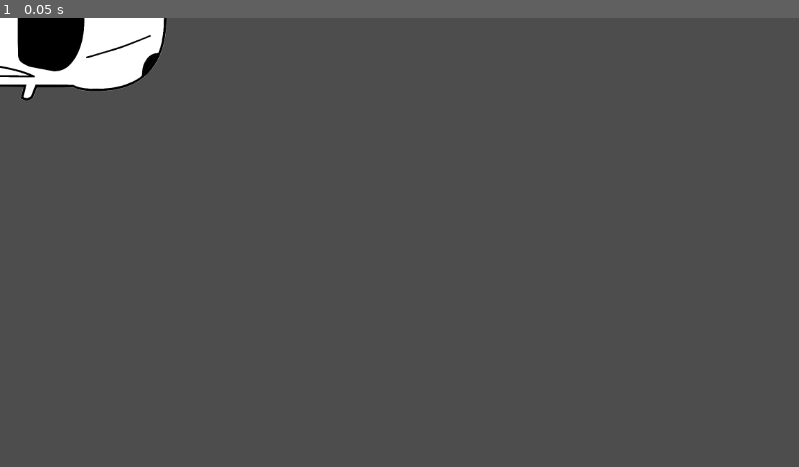
Above: before the commit, frame 1.
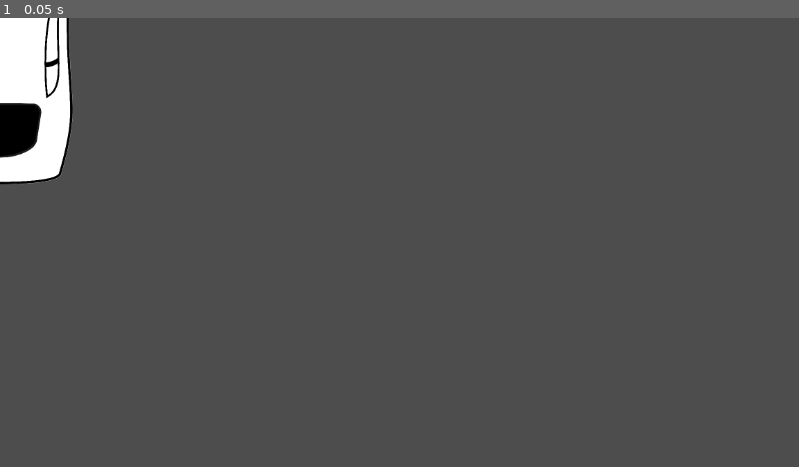
Above: after the commit, the same moment.

Repository: Lilies240/TrafficSimulation
Game: Godot game, scene res://Prefabs/car.tscn
Two runs of this game, one before a commit and one after it. Both use one fixed random seed, a clock stepped at 60 frames per second and the inputs below. The project has no main scene, so this scene is started directly.
Inputs:
- Up to frame 1 (0.05 s): no input

The runs differ from the first frame. In frame 1, 4.3% of the frame differs, in the area x 0-21%, y 0-37%.

Commit message:
Road Drawer Created and Sprites Uploaded
- sprites for road lane decorations (e.g. turning lane arrows) added
- car sprite and scene added
- roads can now be drawn using 2d paths

Diff:
--- a/Car.gd
+++ /dev/null
@@ -1,3 +0,0 @@
-extends CharacterBody2D
-
-@export var reactionTime:float = 0.5
--- a/Prefabs/car.tscn
+++ b/Prefabs/car.tscn
@@ -1,6 +1,6 @@
 [gd_scene load_steps=4 format=3 uid="uid://dm4nq1msj6e00"]
 
-[ext_resource type="Script" path="res://Car.gd" id="1_7ypik"]
+[ext_resource type="Script" path="res://Scripts/Car.gd" id="1_7ypik"]
 [ext_resource type="Texture2D" uid="uid://dgx26xnpsfree" path="res://Resources/car.png" id="2_gfl3v"]
 
 [sub_resource type="CapsuleShape2D" id="CapsuleShape2D_8f4n1"]
@@ -8,6 +8,8 @@
 height = 504.0
 
 [node name="Car" type="CharacterBody2D"]
+rotation = -1.5708
+motion_mode = 1
 script = ExtResource("1_7ypik")
 
 [node name="CarSprite" type="Sprite2D" parent="."]
--- /dev/null
+++ b/Prefabs/road_drawer.tscn
@@ -0,0 +1,10 @@
+[gd_scene load_steps=2 format=3 uid="uid://cpuk2e3u5ts7k"]
+
+[ext_resource type="Script" path="res://Scripts/RoadDrawer.gd" id="1_4alf4"]
+
+[node name="RoadDrawer" type="Node2D"]
+script = ExtResource("1_4alf4")
+line_width = 75.0
+line_color = Color(0.0588235, 0.0901961, 0.0862745, 1)
+dash_length = 7
+gap_length = 1
--- /dev/null
+++ b/Prefabs/road_manager.tscn
@@ -0,0 +1,35 @@
+[gd_scene load_steps=3 format=3 uid="uid://cfmskvpwjlka4"]
+
+[ext_resource type="PackedScene" uid="uid://cpuk2e3u5ts7k" path="res://Prefabs/road_drawer.tscn" id="1_0up4f"]
+
+[sub_resource type="Curve2D" id="Curve2D_hkfpx"]
+_data = {
+"points": PackedVector2Array(0, 0, 0, 0, 154, 277, -127.136, -23.3082, 127.136, 23.3082, 357, 468, -233.082, -44.4974, 233.082, 44.4974, 645, 496, -116.541, 63.5678, 116.541, -63.5678, 938, 343, 84.757, 38.1407, -84.757, -38.1407, 978, 55, 0, 0, 0, 0, 724, 23, -8.4757, -141.968, 8.4757, 141.968, 563, 161, 0, 0, 0, 0, 671, 271)
+}
+point_count = 8
+
+[node name="RoadManager" type="Node2D"]
+
+[node name="BaseRoad" parent="." node_paths=PackedStringArray("path2d") instance=ExtResource("1_0up4f")]
+path2d = NodePath("../Path2D")
+
+[node name="YellowLines" parent="." node_paths=PackedStringArray("path2d") instance=ExtResource("1_0up4f")]
+path2d = NodePath("../Path2D")
+line_width = 15.0
+line_color = Color(0.984314, 0.686275, 0.247059, 1)
+
+[node name="CenterDivider" parent="." node_paths=PackedStringArray("path2d") instance=ExtResource("1_0up4f")]
+path2d = NodePath("../Path2D")
+line_width = 3.0
+
+[node name="WhiteDashes" parent="." node_paths=PackedStringArray("path2d") instance=ExtResource("1_0up4f")]
+visible = false
+path2d = NodePath("../Path2D")
+line_width = 10.0
+line_color = Color(1, 1, 1, 1)
+line_type = 1
+dash_length = 10
+gap_length = 3
+
+[node name="Path2D" type="Path2D" parent="."]
+curve = SubResource("Curve2D_hkfpx")
--- /dev/null
+++ b/Prefabs/road_segment.tscn
@@ -0,0 +1,7 @@
+[gd_scene load_steps=2 format=3 uid="uid://37v86mi6l2pe"]
+
+[ext_resource type="Texture2D" uid="uid://dqk4cgdbsatsm" path="res://Resources/RoadSegment.png" id="1_iy8vh"]
+
+[node name="RoadSegment" type="Sprite2D"]
+scale = Vector2(0.1, 0.1)
+texture = ExtResource("1_iy8vh")
--- /dev/null
+++ b/Prefabs/two_lane_road.tscn
@@ -0,0 +1,36 @@
+[gd_scene load_steps=3 format=3 uid="uid://birbeoxe2pwja"]
+
+[ext_resource type="PackedScene" uid="uid://cpuk2e3u5ts7k" path="res://Prefabs/road_drawer.tscn" id="1_af2ed"]
+
+[sub_resource type="Curve2D" id="Curve2D_hkfpx"]
+_data = {
+"points": PackedVector2Array(0, 0, 0, 0, 154, 277, -127.136, -23.3082, 127.136, 23.3082, 357, 468, -233.082, -44.4974, 233.082, 44.4974, 645, 496, -116.541, 63.5678, 116.541, -63.5678, 938, 343, 84.757, 38.1407, -84.757, -38.1407, 978, 55, 0, 0, 0, 0, 724, 23, -8.4757, -141.968, 8.4757, 141.968, 563, 161, 0, 0, 0, 0, 671, 271)
+}
+point_count = 8
+
+[node name="TwoLaneRoac" type="Node2D"]
+
+[node name="BaseRoad" parent="." node_paths=PackedStringArray("path2d") instance=ExtResource("1_af2ed")]
+path2d = NodePath("../Path2D")
+
+[node name="YellowLines" parent="." node_paths=PackedStringArray("path2d") instance=ExtResource("1_af2ed")]
+visible = false
+path2d = NodePath("../Path2D")
+line_width = 15.0
+line_color = Color(0.984314, 0.686275, 0.247059, 1)
+
+[node name="CenterDivider" parent="." node_paths=PackedStringArray("path2d") instance=ExtResource("1_af2ed")]
+visible = false
+path2d = NodePath("../Path2D")
+line_width = 3.0
+
+[node name="WhiteDashes" parent="." node_paths=PackedStringArray("path2d") instance=ExtResource("1_af2ed")]
+path2d = NodePath("../Path2D")
+line_width = 10.0
+line_color = Color(1, 1, 1, 1)
+line_type = 1
+dash_length = 10
+gap_length = 3
+
+[node name="Path2D" type="Path2D" parent="."]
+curve = SubResource("Curve2D_hkfpx")
--- /dev/null
+++ b/Scripts/Car.gd
@@ -0,0 +1,4 @@
+extends CharacterBody2D
+
+@export var reactionTime:float = 0.5 #time it takes for the driver to react (having to decelerate to a stop or accelerate from being stopped)
+#stoppingDistance - the minimum distance it will take for the vehicle to come to a stop
--- /dev/null
+++ b/Scripts/RoadDrawer.gd
@@ -0,0 +1,29 @@
+extends Node2D
+
+enum LineType {
+	SOLID,
+	DASHED
+}
+
+@export var path2d: Path2D
+@export var line_width: float = 2.0
+@export var line_color: Color = Color(1, 0, 0)
+@export var line_type: LineType = LineType.SOLID
+@export var dash_length: int = 0
+@export var gap_length: int = 0
+
+func _ready():
+	_draw()
+
+func _draw():
+	if path2d and path2d.curve:
+		# Get baked points from the curve
+		var points = path2d.curve.get_baked_points()
+
+		#Draw the path
+		if line_type == LineType.DASHED:
+			for i in range(points.size() - 1):
+				if i % (dash_length + gap_length) < dash_length:
+					draw_line(points[i], points[i + 1], line_color, line_width)
+		else: #Draw a solid polyline
+			draw_polyline(points, line_color, line_width)
Binary file added: Resources/ForwardOnly.png
Not shown, added: Resources/ForwardOnly.png.import
Binary file added: Resources/LeftRight.png
Not shown, added: Resources/LeftRight.png.import
Binary file added: Resources/RoadSegment.png
Not shown, added: Resources/RoadSegment.png.import
Binary file added: Resources/ThreeDirection.png
Not shown, added: Resources/ThreeDirection.png.import
Binary file added: Resources/TurnOnly.png
Not shown, added: Resources/TurnOnly.png.import
Binary file added: Resources/TwoDirection.png
Not shown, added: Resources/TwoDirection.png.import
(and 2 more such lines)
